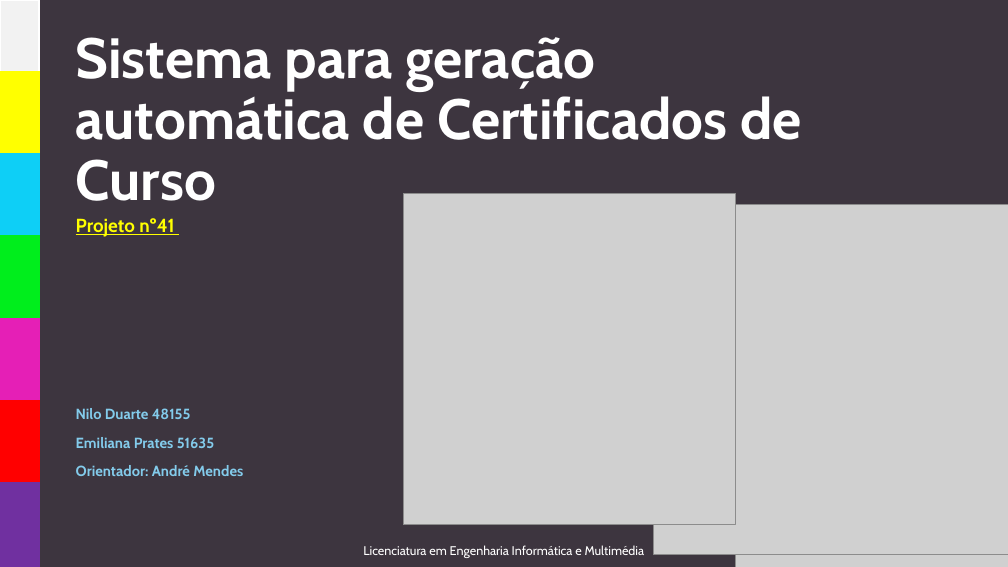
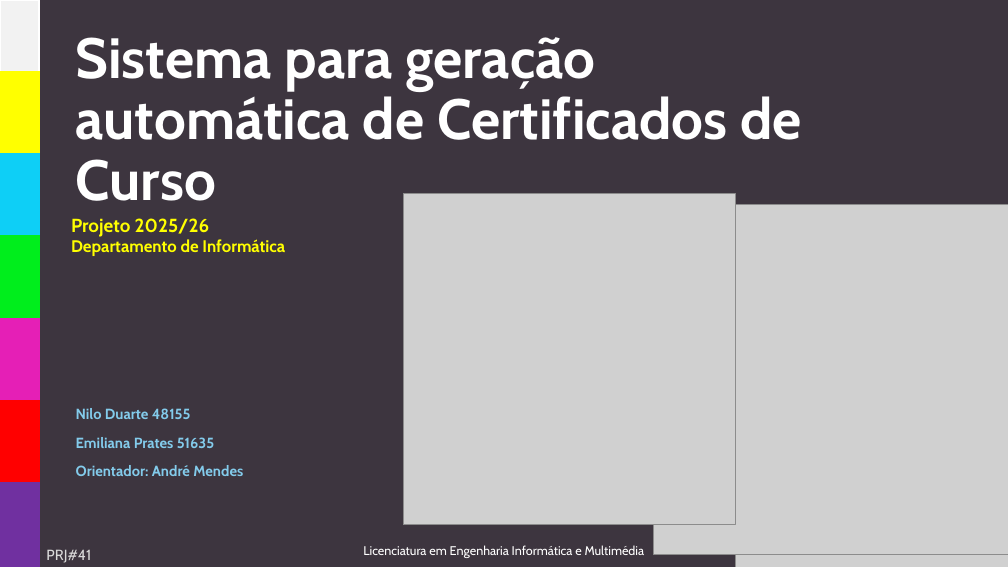
Before and after one commit to Emiwiana/Sistema-para-gera-o-autom-tica-de-Certificados-de-Curso, a slide deck: slide 1 of Planeamento/FEIM/ApresentacaoFeim_Proj41.pptx. Drawn at 1008x567 pixels with LibreOffice and Linux fonts; fonts in the diff are those of the drawing; grey boxes stand for pictures. Boxes give left, top, right and bottom in pixels: in the first picture for what was removed or moved away, otherwise in the second. Text is boxed around its words. In the diff, an @@ line names an element or a change of style, - is before the commit and + after.

```diff
--- a/Planeamento/FEIM/ApresentacaoFeim_Proj41.pptx
+++ b/Planeamento/FEIM/ApresentacaoFeim_Proj41.pptx
@@ text at bbox=[71, 218, 285, 256]: text changed; size 18 to 16 pt @@
-Projeto nº41
+Projeto 2025/26
+Departamento de Informática
@@ text added at bbox=[46, 549, 91, 563], 14 pt, text #D9D9D9 @@
+PRJ#41
```
Also in this commit, not shown: 5 other slides changed, 1 slide added.
